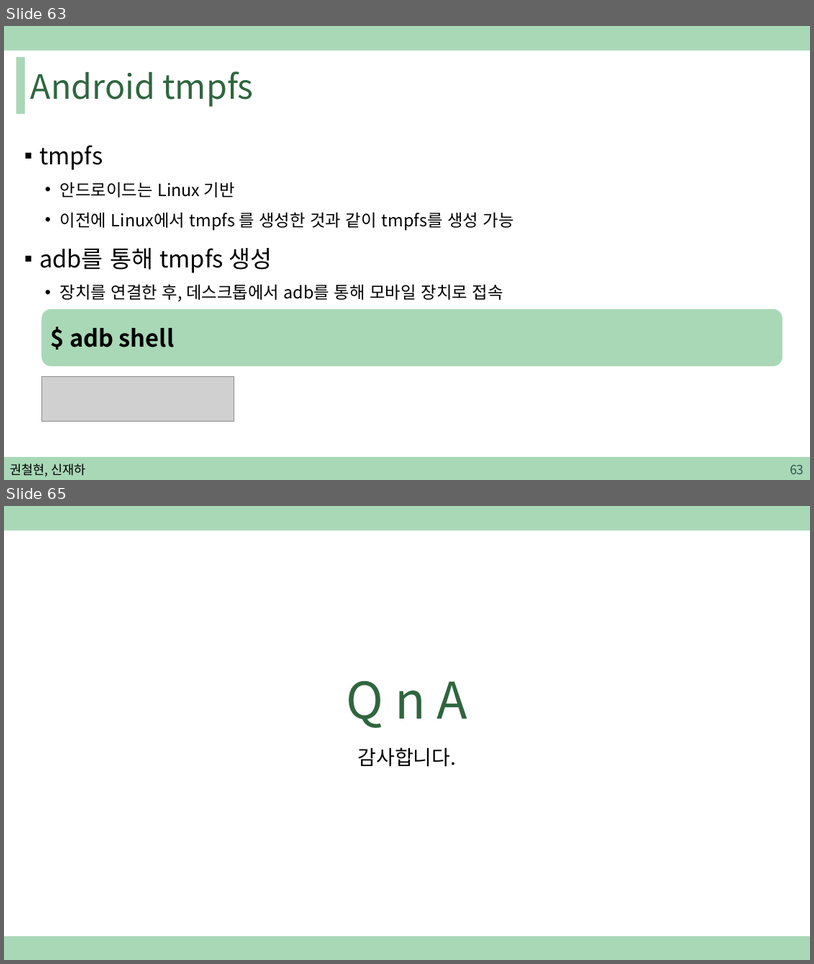
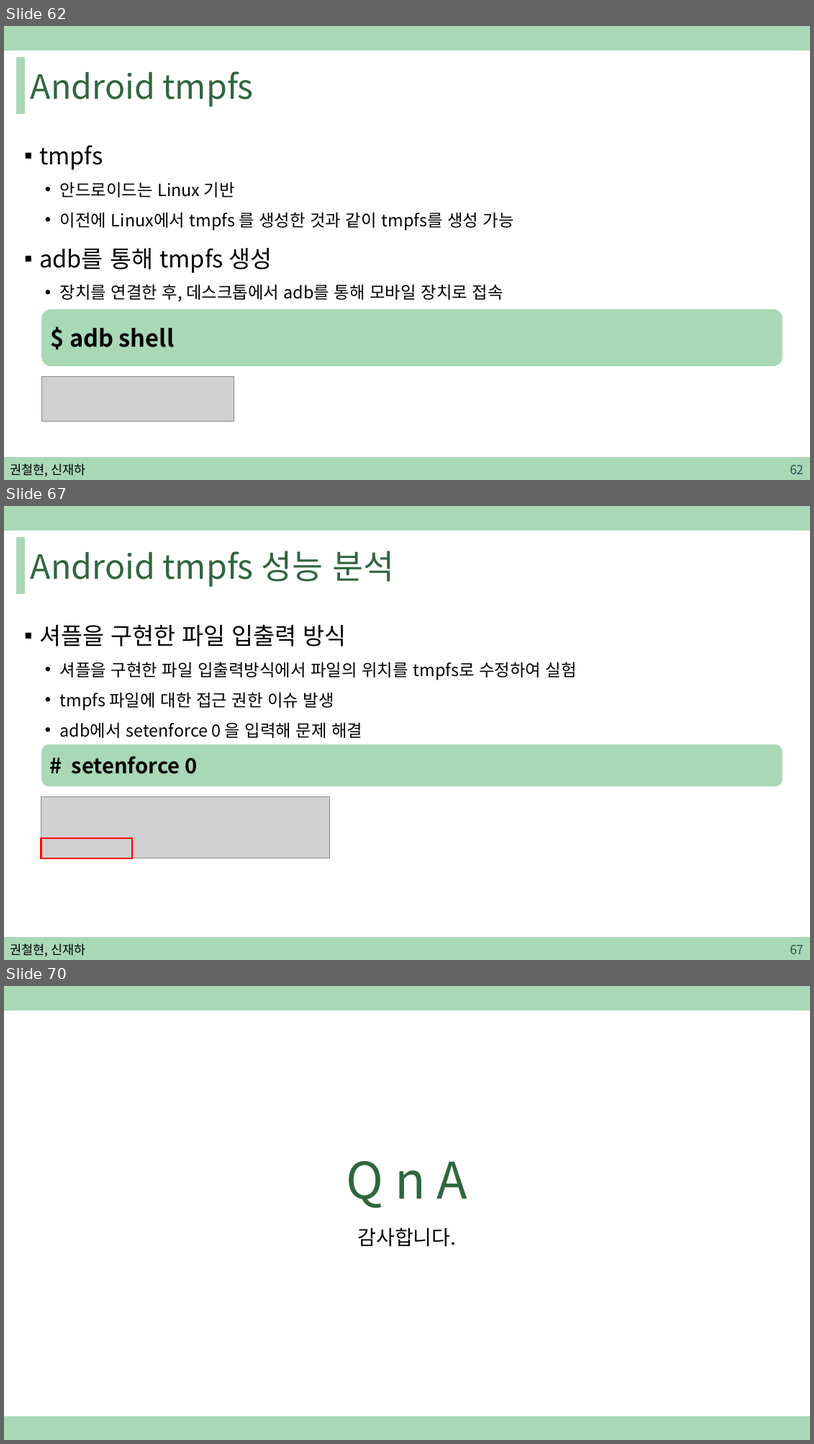
Before and after one commit to sjh4287/capston, a slide deck: 2022.02.18/권철현,신재하.pptx. Shown one above the other, each under a label of ours: slides 63 and 65 before the commit, slides 62, 67 and 70 after it; the slides between them are not shown. The pictures are 814x964 and 814x1444 pixels, drawn with LibreOffice and Linux fonts; fonts in the diff are those of the drawing; grey boxes stand for pictures. Boxes give left, top, right and bottom in pixels: in the first picture for what was removed or moved away, otherwise in the second. Text is boxed around its words. In the diff, an @@ line names an element or a change of style, - is before the commit and + after.

```diff
--- a/2022.02.18/권철현,신재하.pptx
+++ b/2022.02.18/권철현,신재하.pptx
@@ slide 67 added at <box>4,506,810,960</box>, background #FFFFFF; not listed: 3 template elements that a slide beside it also shows @@
@@ title added at <box>31,551,394,587</box>, 40 pt, text #2F663E @@
+Android tmpfs 성능 분석
@@ text added at <box>39,624,577,738</box>, 20 pt, text #000000 @@
+▪ 셔플을 구현한 파일 입출력 방식
+  • 셔플을 구현한 파일 입출력방식에서 파일의 위치를 tmpfs로 수정하여 실험
+  • tmpfs 파일에 대한 접근 권한 이슈 발생
+  • adb에서 setenforce 0 을 입력해 문제 해결
@@ rounded rectangle added at <box>41,744,783,786</box>, fill #A9D8B7, 25 pt, text #000000, bold @@
+# setenforce 0
@@ picture added at <box>41,797,330,858</box> @@
@@ rectangle added at <box>41,838,132,858</box>, outline #FF0000 2.25 pt @@
@@ text added at <box>10,943,85,956</box>, 15 pt, text #000000 @@
+권철현, 신재하
@@ page number added at <box>790,944,804,954</box>, 15 pt, text #305250 @@
+67
@@ what was slide 63 is now slide 62 @@
@@ page number at <box>790,464,804,474</box>: text changed @@
-63
+62
@@ what was slide 65 is now slide 70 @@
```
Also in this commit, not shown: 11 slides changed, 4 other slides added.
